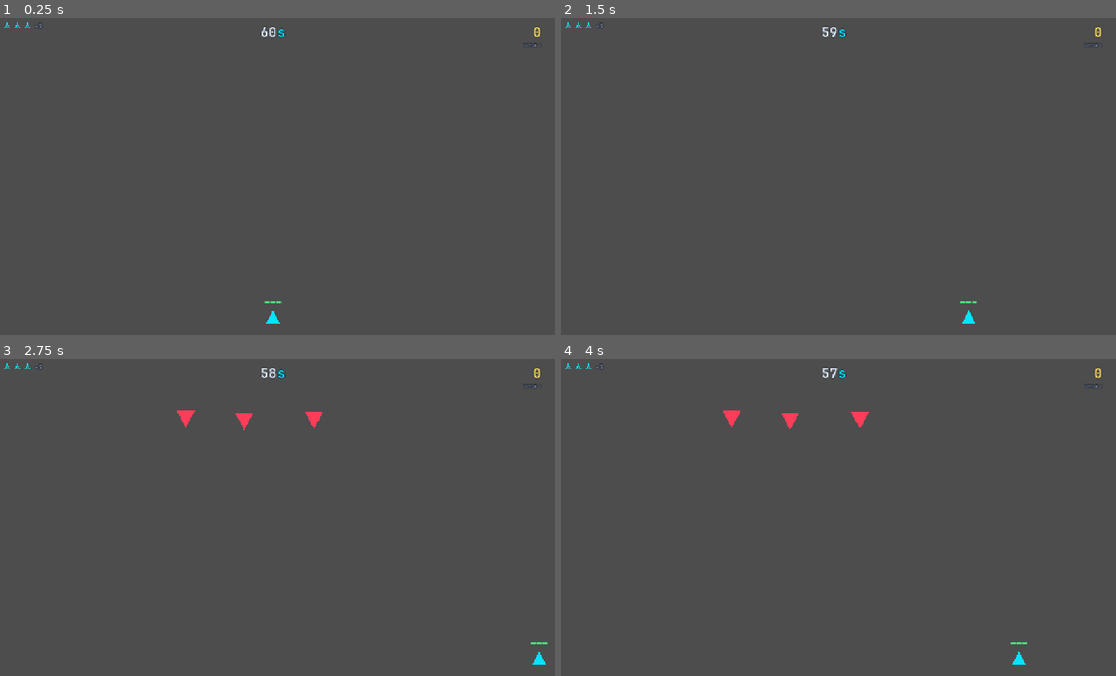
Above: before the commit, frames 1-4 (two rows, left to right).
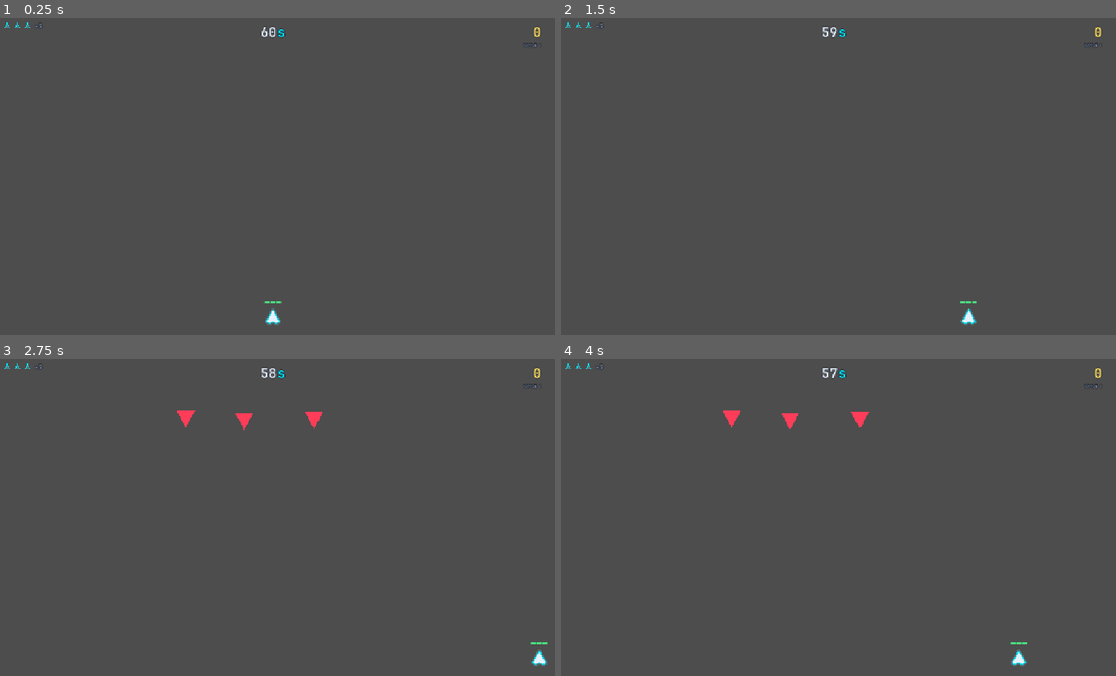
Above: after the commit, the same moments.

Repository: mrdth/meridian-run
Game: Godot game, scene res://world/arena.tscn
The game is run twice, just before and just after one commit, with the same random seed, the same clock (stepped at 60 frames per second) and the same inputs.
Inputs (mouse positions are in pixels of both pictures, inside the frame that each line leads up to):
- Up to frame 1 (0.25 s): no input
- Up to frame 2 (1.5 s): tap Enter (confirm) at 0.5, 0.6 s; move the mouse to (960, 160) at 0.52 s; hold D (move_right) 0.53-1.25 s; click (960, 160) at 0.67 s; drag from (721, 192) to (805, 239) at 1.27 s
- Up to frame 3 (2.75 s): move the mouse to (327, 447) at 2.02 s; hold D (move_right) from 2.03 s (still down); tap Shift (sacrifice) at 2.1 s
- Up to frame 4 (4 s): release D (move_right) at 2.75 s; drag from (805, 580) to (666, 469) at 2.77 s; move the mouse to (1005, 565) at 3.52 s; hold A (move_left) from 3.53 s (still down); tap Ctrl at 3.6 s

The runs differ from the first frame. In frame 1, less than 0.1% of the frame differs, in the area x 47-51%, y 91-97%; in frame 2, less than 0.1%; in frame 3, less than 0.1%; in frame 4, less than 0.1%.

Commit message:
Player ship & projectile neon-glow visual polish
Rework the player ship Visual from a flat Polygon2D into a Node2D
container with an additive neon glow outline, a bright core polygon,
and a crisp edge outline. Add a reusable neon_glow_add CanvasItemMaterial
(additive blend) under assets/materials/. Reshape the enemy projectile
from a rectangle to a 12-sided polygon. Update _visual's type to Node2D.

Diff:
--- /dev/null
+++ b/assets/materials/neon_glow_add.tres
@@ -0,0 +1,4 @@
+[gd_resource type="CanvasItemMaterial" format=3]
+
+[resource]
+blend_mode = 1
--- a/enemies/enemy_projectile.tscn
+++ b/enemies/enemy_projectile.tscn
@@ -11,7 +11,7 @@
 script = ExtResource("1_eproj")
 
 [node name="Visual" type="Polygon2D" parent="."]
-polygon = PackedVector2Array(-2.5, -5, 2.5, -5, 2.5, 5, -2.5, 5)
+polygon = PackedVector2Array(0.00, -4.50, 2.25, -3.90, 3.90, -2.25, 4.50, 0.00, 3.90, 2.25, 2.25, 3.90, 0.00, 4.50, -2.25, 3.90, -3.90, 2.25, -4.50, 0.00, -3.90, -2.25, -2.25, -3.90)
 color = Color(1, 0.24, 0.35, 1)
 
 [node name="CollisionShape2D" type="CollisionShape2D" parent="."]
--- a/player/player.gd
+++ b/player/player.gd
@@ -15,7 +15,7 @@
 @onready var _faction: FactionComponent = $FactionComponent
 @onready var _fire_system: FireSystem = $FireSystem
 @onready var _muzzle: Marker2D = $Muzzle
-@onready var _visual: Polygon2D = $Visual
+@onready var _visual: Node2D = $Visual
 @onready var _health_bar: HealthBar = $HealthBar
 
 # Player → Arena: "I lost a ship (HP hit 0 within the wave)." NO payload — the run host
--- a/player/player.tscn
+++ b/player/player.tscn
@@ -7,6 +7,7 @@
 [ext_resource type="Script" path="res://player/fire_system.gd" id="5_fire"]
 [ext_resource type="PackedScene" path="res://player/projectile.tscn" id="6_projectile_scene"]
 [ext_resource type="PackedScene" path="res://components/health_bar.tscn" id="7_health_bar"]
+[ext_resource type="CanvasItemMaterial" path="res://assets/materials/neon_glow_add.tres" id="8_glow_mat"]
 
 [sub_resource type="CircleShape2D" id="CircleShape2D_1"]
 radius = 11.0
@@ -17,9 +18,26 @@
 script = ExtResource("1_player")
 tuning = ExtResource("2_tuning")
 
-[node name="Visual" type="Polygon2D" parent="."]
-polygon = PackedVector2Array(0, -17, -15, 14, 15, 14)
-color = Color(0, 0.898, 1, 1)
+[node name="Visual" type="Node2D" parent="."]
+
+[node name="GlowOutline" type="Line2D" parent="Visual"]
+points = PackedVector2Array(0, -17, -15, 10, -8, 14, 0, 10, 8, 14, 15, 10)
+closed = true
+width = 7.0
+joint_mode = 2
+default_color = Color(0, 0.898, 1, 0.18)
+material = ExtResource("8_glow_mat")
+
+[node name="Core" type="Polygon2D" parent="Visual"]
+polygon = PackedVector2Array(0, -17, -15, 10, -8, 14, 0, 10, 8, 14, 15, 10)
+color = Color(0.902, 0.945, 1, 1)
+
+[node name="Outline" type="Line2D" parent="Visual"]
+points = PackedVector2Array(0, -17, -15, 10, -8, 14, 0, 10, 8, 14, 15, 10)
+closed = true
+width = 2.0
+joint_mode = 2
+default_color = Color(0, 0.898, 1, 1)
 
 [node name="CollisionShape2D" type="CollisionShape2D" parent="."]
 shape = SubResource("CircleShape2D_1")
Not shown: 1 places in player/player.tscn that only renumber resources
